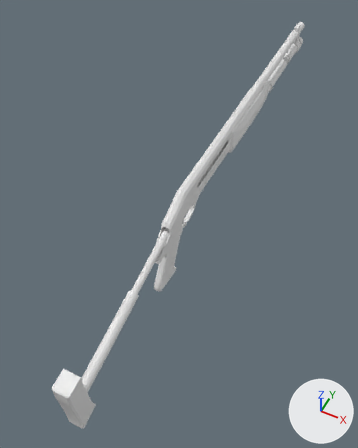
The Blender file m1014.blend: old version first, new version second.
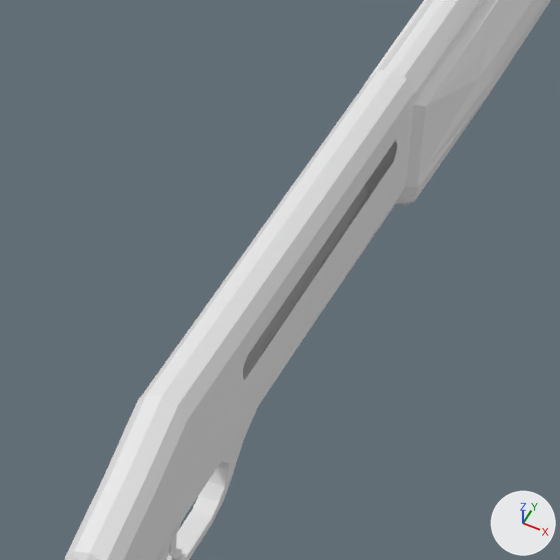
There are two pictures of each version: one whole from a 50 mm camera at (0.67, -6.57, 6.34) aimed at (-2.13, -0.97, -0.66), one close up on the part from 42% to 73% of the width and 25% to 50% of the height. The lights are fixed; the arrows at lower right show +X, +Y and +Z.
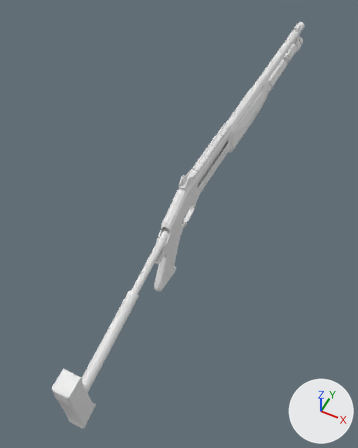
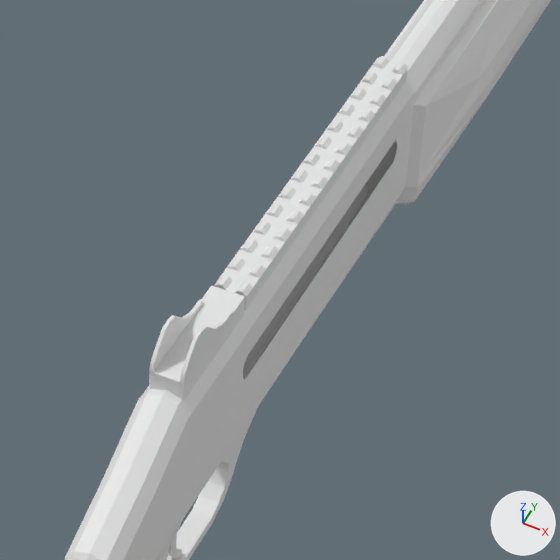
What changed in the scene script:
```text
Add me_cube_033:
    me_cube_033.from_pydata(...)  # 344 vertices, 287 faces; spans x -1.0..1.0, y -13.5..13.5, z -0.9..0.9
Add me_cube_034:
    me_cube_034.from_pydata(...)  # 107 vertices, 102 faces; spans x -1.0..1.0, y -1.26..1.0, z -1.0..3.03
Add ob_picatinny_rail:
    ob_picatinny_rail = bpy.data.objects.new('Picatinny_rail', me_cube_033)
    ob_picatinny_rail.location = (-1.841, -0.281, 0.783)
    ob_picatinny_rail.scale = (0.0585, 0.0511, 0.0511)
Add ob_cube_001:
    ob_cube_001 = bpy.data.objects.new('Cube.001', me_cube_034)
    ob_cube_001.location = (-1.841, -1.188, 0.782)
    ob_cube_001.scale = (0.0609, 0.202, 0.0543)
```

What differs and where, as boxes (x1, y1, x2, y2) in the close-ups (560 x 560 px):
'Picatinny_rail', added: after (214, 56, 408, 311)
'Cube.001', added: after (149, 285, 245, 402)
